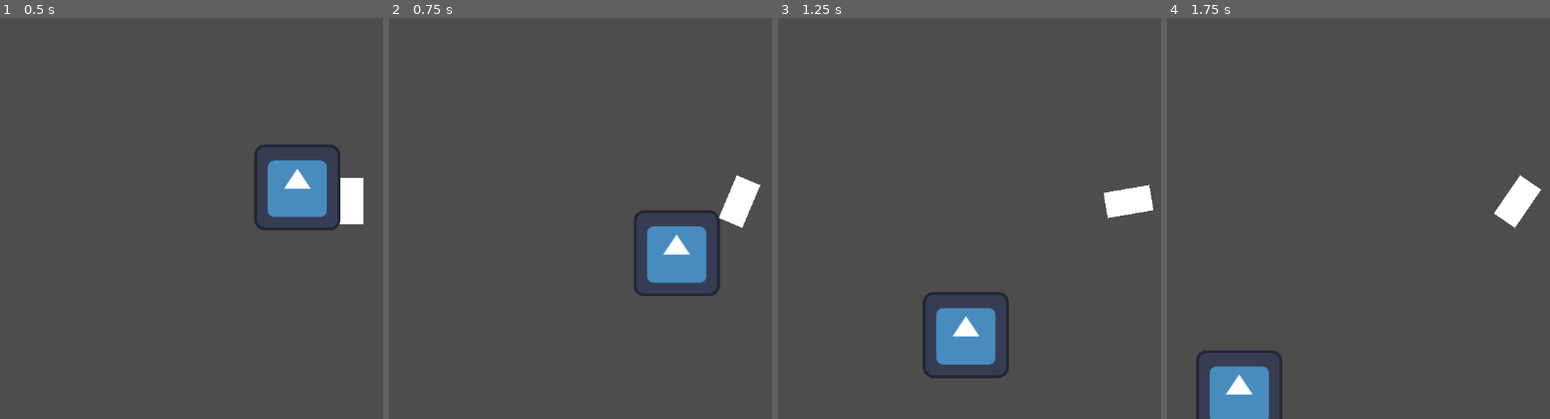
Above: before the commit, frames 1-4 (left to right).
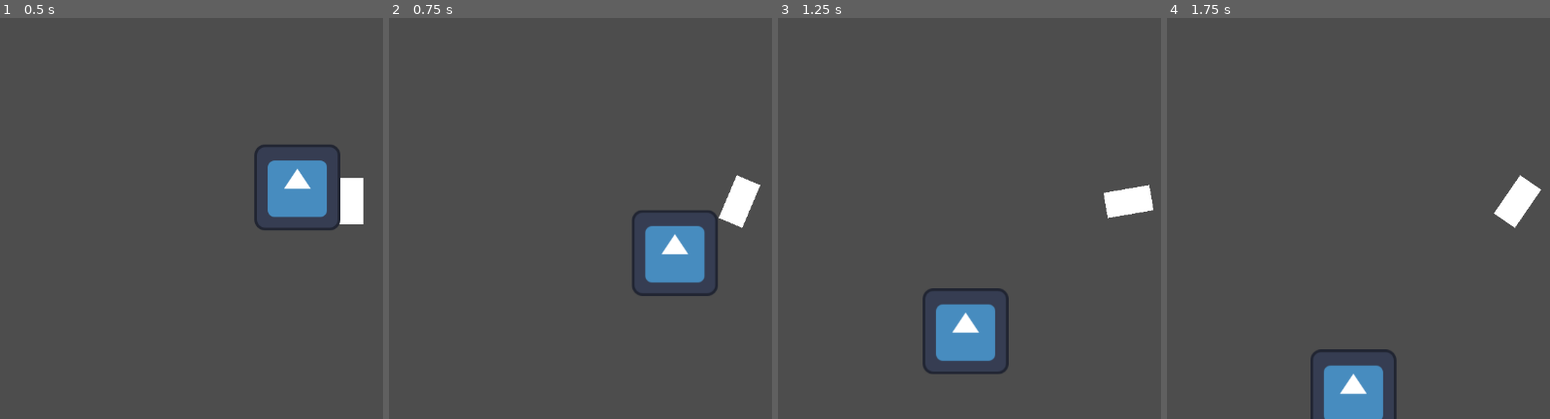
Above: after the commit, the same moments.

Repository: m-conti/gamejam-thailand-summer
Game: Godot game, scene res://level.tscn
Same seed, same stepped clock (60 frames per second), same inputs: the game is played once before the commit and once after it. The engine's default icon, where the game draws it, is replaced by a stand-in: a white triangle on a blue panel in a dark square.
Inputs:
- Up to frame 1 (0.5 s): no input
- Up to frame 2 (0.75 s): hold D (right) from 0.53 s (still down)
- Up to frame 3 (1.25 s): keep holding D (right)
- Up to frame 4 (1.75 s): release D (right) at 1.28 s; hold A (left) from 1.28 s (still down)

Frame 1 is identical in both runs. In frame 2, 0.7% of the frame differs, in the area x 63-87%, y 48-70%; in frame 3, 1.2%; in frame 4, 5.0%, in the area x 7-60%, y 82-100%.

Commit message:
correct world borders

Diff:
--- a/entities/player.gd
+++ b/entities/player.gd
@@ -5,9 +5,10 @@
 @export var rotation_speed: float = 2.0
 
 func _physics_process(delta: float) -> void:
-	position += speed * delta * Vector2.from_angle(rotation - PI / 2)
-
 	if Input.is_action_pressed("right"):
 		rotation += rotation_speed * delta
 	elif Input.is_action_pressed("left"):
 		rotation -= rotation_speed * delta
+
+	velocity = speed * Vector2.from_angle(rotation - PI / 2)
+	move_and_slide()
--- a/level.tscn
+++ b/level.tscn
@@ -15,21 +15,14 @@
 
 [node name="WorldBorders" type="Node2D" parent="."]
 
-[node name="Right" type="RigidBody2D" parent="WorldBorders"]
+[node name="Right" type="StaticBody2D" parent="WorldBorders"]
 position = Vector2(200, 0)
 rotation = -1.5708
 
 [node name="CollisionShape2D" type="CollisionShape2D" parent="WorldBorders/Right"]
 shape = SubResource("WorldBoundaryShape2D_vonw3")
 
-[node name="temp" type="RigidBody2D" parent="WorldBorders"]
-position = Vector2(0, -200)
-rotation = 3.14159
-
-[node name="CollisionShape2D" type="CollisionShape2D" parent="WorldBorders/temp"]
-shape = SubResource("WorldBoundaryShape2D_vonw3")
-
-[node name="Left" type="RigidBody2D" parent="WorldBorders"]
+[node name="Left" type="StaticBody2D" parent="WorldBorders"]
 position = Vector2(-200, 0)
 rotation = 1.5708
 
